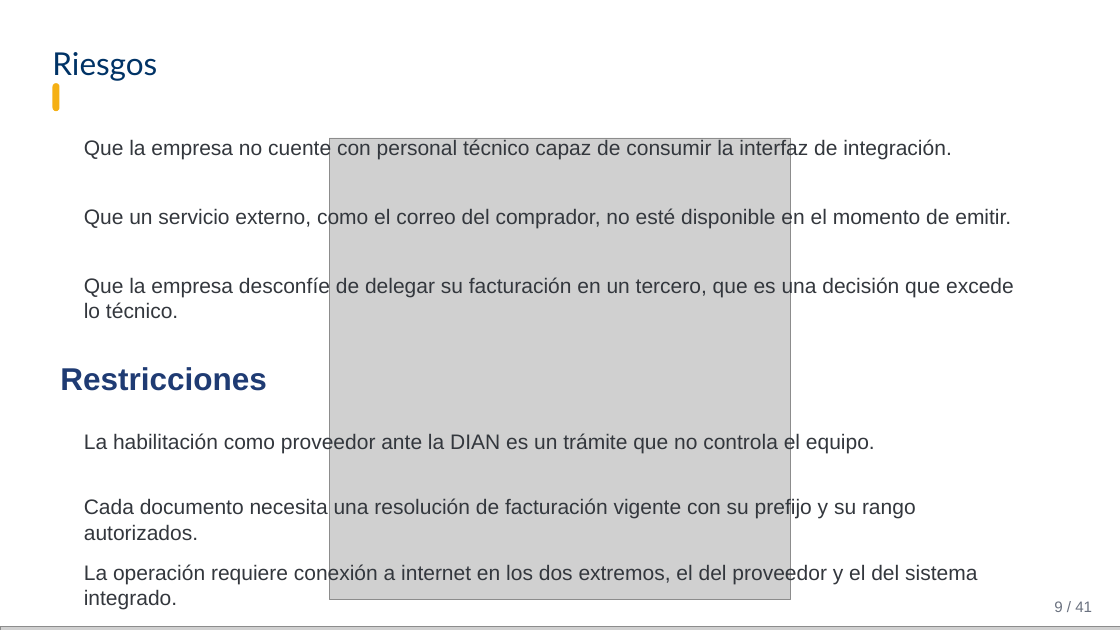
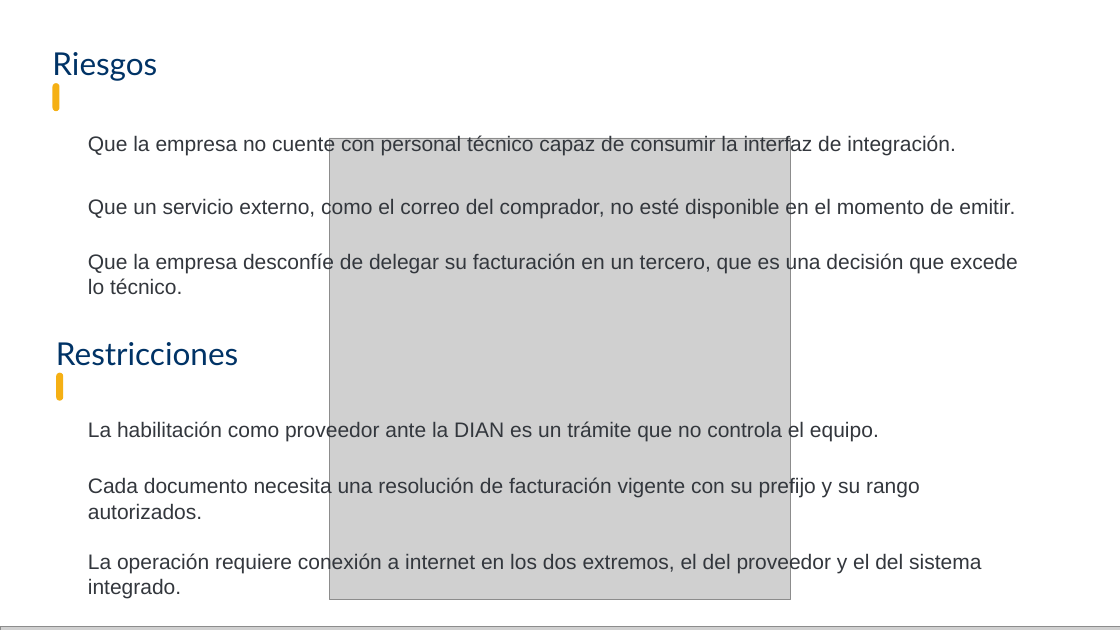
Before and after one commit to Brandonpyjv/Factugest, a slide deck: slide 9 of docs expo/carpeta exposicion/FactuGest - Sustentación.pptx. Drawn at 1120x630 pixels with LibreOffice and Linux fonts; fonts in the diff are those of the drawing; grey boxes stand for pictures; background and template pictures are left out. Boxes give left, top, right and bottom in pixels: in the first picture for what was removed or moved away, otherwise in the second. Text is boxed around its words. In the diff, an @@ line names an element or a change of style, - is before the commit and + after.

```diff
--- a/docs expo/carpeta exposicion/FactuGest - Sustentación.pptx
+++ b/docs expo/carpeta exposicion/FactuGest - Sustentación.pptx
@@ text "Que la empresa no cuente ...": place and size @@
-text "Que la empresa no cuente ..." at (84,138,951,159)
+text "Que la empresa no cuente ..." at (88,135,955,156)
@@ text "Que la empresa desconfíe de ...": place and size @@
-text "Que la empresa desconfíe de ..." at (84,276,1014,318)
+text "Que la empresa desconfíe de ..." at (88,252,1018,294)
@@ text "Restricciones": place and size @@
-text "Restricciones" at (60,367,267,391)
+text "Restricciones" at (56,342,238,366)
@@ text "Restricciones" at (56,342,238,366): font Arial to Lato, text colour #1F3B73 to #003366, bold off; vertical alignment top to middle @@
@@ rounded rectangle added at (56,373,63,401), fill #F5B014 @@
@@ text "Cada documento necesita una resolución ...": place and size @@
-text "Cada documento necesita una resolución ..." at (84,498,916,540)
+text "Cada documento necesita una resolución ..." at (88,477,920,519)
@@ 3 texts: place and size @@
-3 texts at (84,207,1011,610)
+3 texts at (88,197,1015,598)
@@ text removed at (1054,601,1092,612) @@
-9 / 41
```
Also in this commit, not shown: 35 other slides changed, 2 slides added, 5 slides removed, 10 other files.
